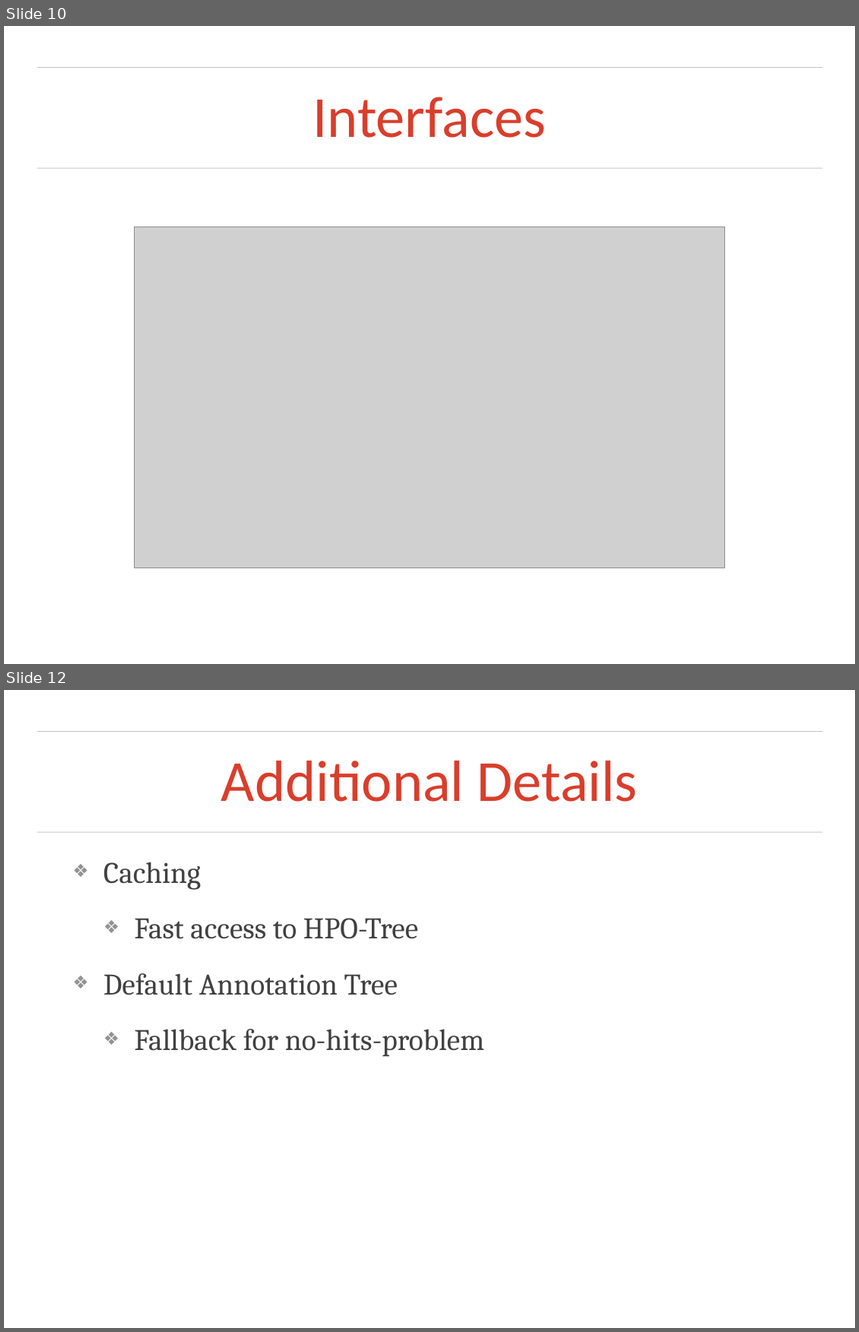
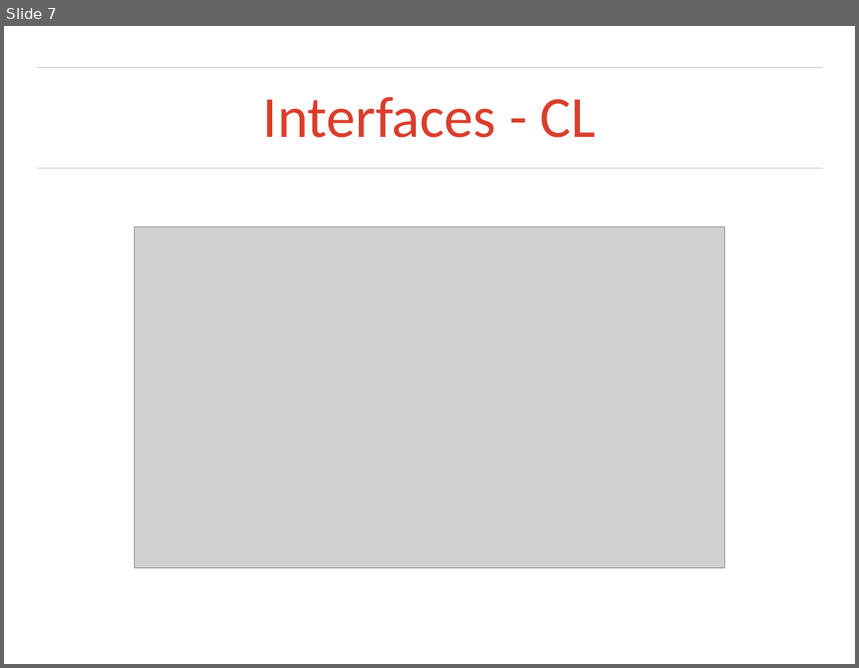
Before and after one commit to otarabai/pp2ex, a slide deck: presentations/2014.01.23/final_presentation.ppt. Shown one above the other, each under a label of ours: slides 10 and 12 before the commit, slide 7 after it; the slides between them are not shown. The pictures are 859x1332 and 859x668 pixels, drawn with LibreOffice and Linux fonts; fonts in the diff are those of the drawing; grey boxes stand for pictures; background and template pictures are left out. Boxes give left, top, right and bottom in pixels: in the first picture for what was removed or moved away, otherwise in the second. Text is boxed around its words. In the diff, an @@ line names an element or a change of style, - is before the commit and + after.

```diff
--- a/presentations/2014.01.23/final_presentation.ppt
+++ b/presentations/2014.01.23/final_presentation.ppt
@@ slide 12 removed at <box>4,690,855,1328</box>, background picture (left out); not listed: 2 template elements that a slide beside it also shows @@
@@ title removed at <box>221,761,638,802</box> @@
-Additional Details
@@ free removed at <box>69,842,515,1068</box> @@
-❖ Caching
-  ❖ Fast access to HPO-Tree
-❖ Default Annotation Tree
-  ❖ Fallback for no-hits-problem
@@ what was slide 10 is now slide 7 @@
@@ slide 7 changed as well @@
@@ title at <box>263,97,596,138</box>: text changed @@
-Interfaces
+Interfaces - CL
```
Also in this commit, not shown: 5 other slides changed, 7 slides added, 8 other slides removed, 6 other files.
